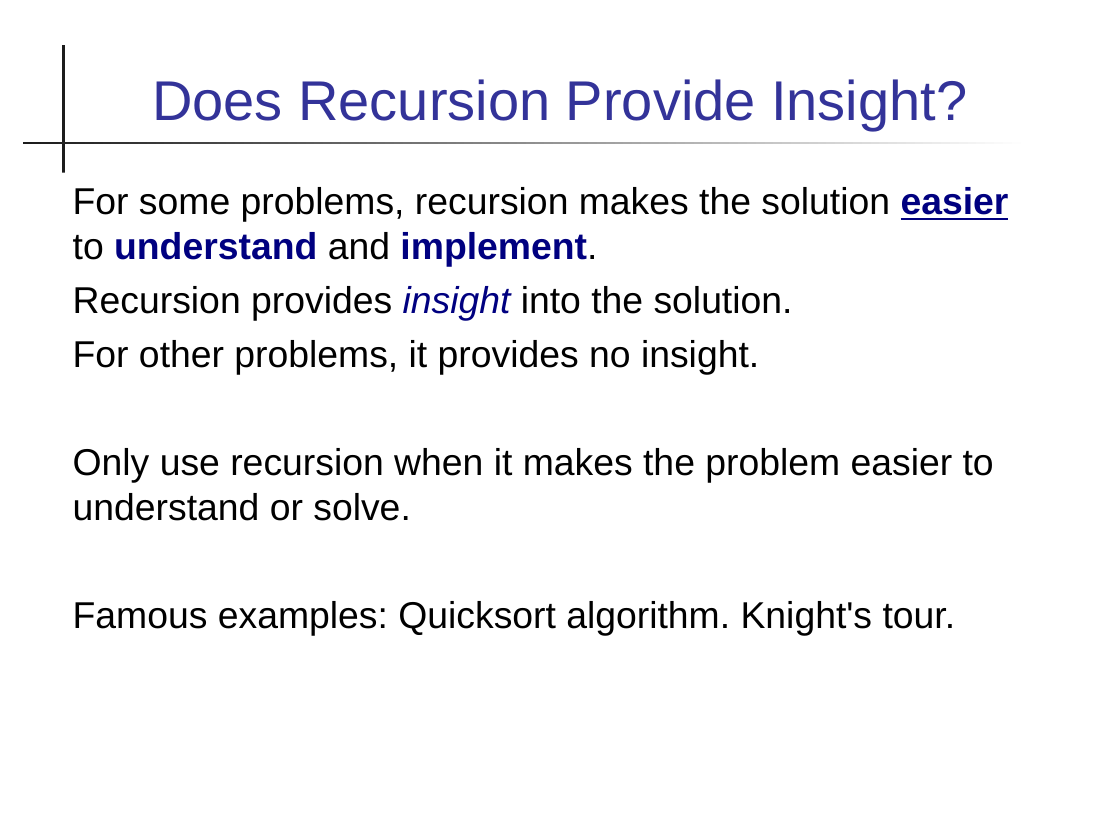
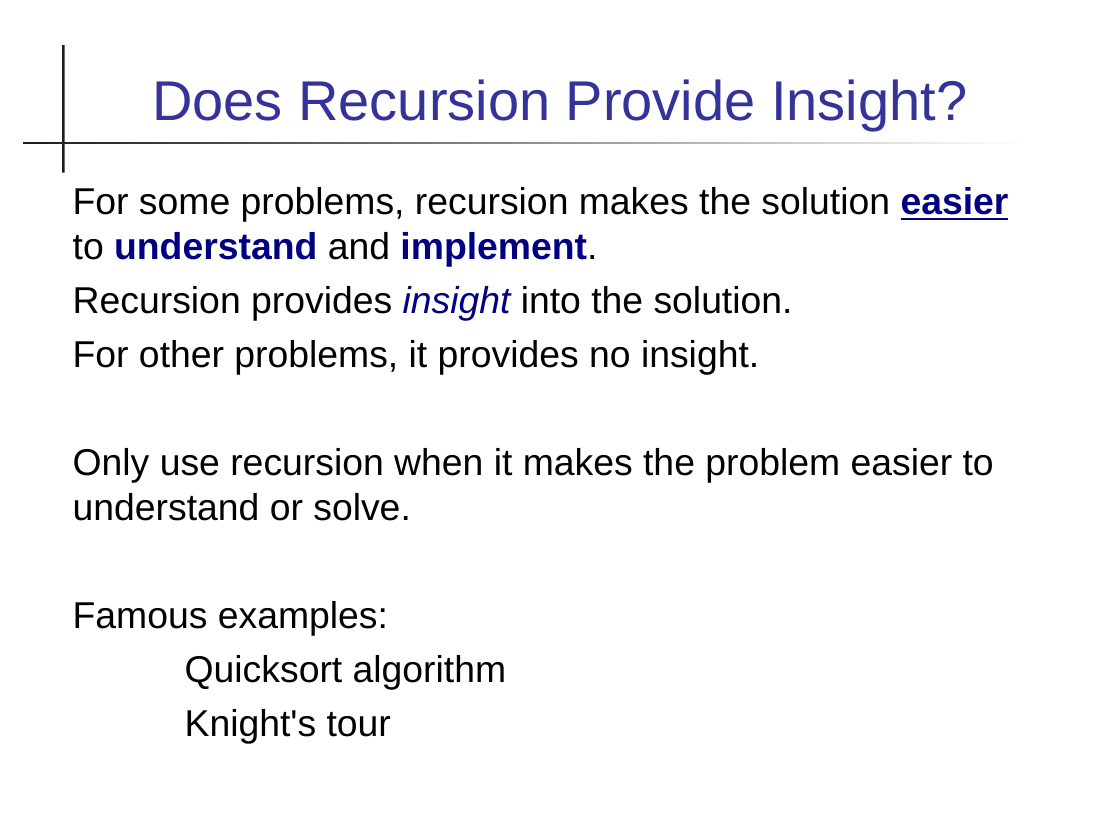
Before and after one commit to cpske/Prog2, a slide deck: slide 12 of recursion/Recursion.pptx. Drawn at 1120x840 pixels with LibreOffice and Linux fonts; fonts in the diff are those of the drawing. Boxes give left, top, right and bottom in pixels: in the first picture for what was removed or moved away, otherwise in the second. Text is boxed around its words. In the diff, an @@ line names an element or a change of style, - is before the commit and + after.

```diff
--- a/recursion/Recursion.pptx
+++ b/recursion/Recursion.pptx
@@ text at (x1=73, y1=601, x2=507, y2=744): text changed @@
-Famous examples: Quicksort algorithm. Knight's tour.
+Famous examples:
+Quicksort algorithm
+Knight's tour
```
Also in this commit, not shown: 5 other slides changed, 28 other files.
